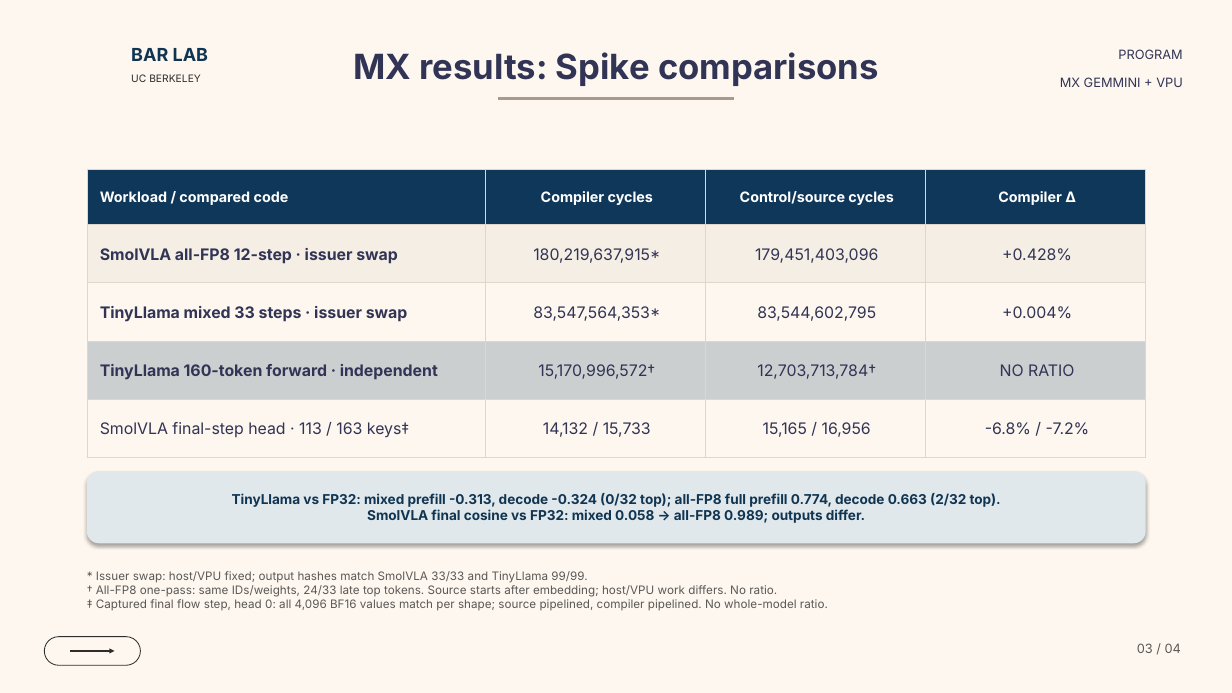
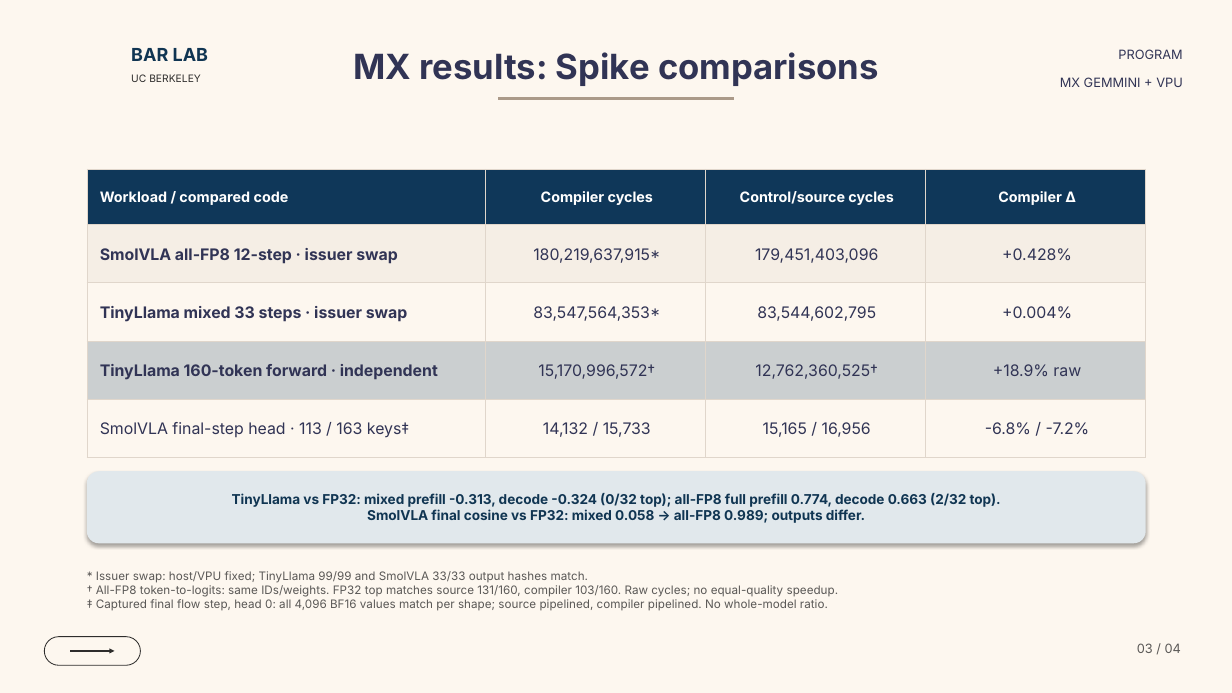
Before and after one commit to ucb-bar/mx-gemmini-mlir, a slide deck: slide 3 of docs/presentations/mx_gemmini_dialect_overview.pptx. Drawn at 1232x693 pixels with LibreOffice and Linux fonts; fonts in the diff are those of the drawing; background and template pictures are left out. Boxes give left, top, right and bottom in pixels: in the first picture for what was removed or moved away, otherwise in the second. Text is boxed around its words. In the diff, an @@ line names an element or a change of style, - is before the commit and + after.

Commit message:
Measure independent TinyLlama token-to-logits control

```diff
--- a/docs/presentations/mx_gemmini_dialect_overview.pptx
+++ b/docs/presentations/mx_gemmini_dialect_overview.pptx
@@ table at [87, 169, 1146, 457] @@
-row 4, column 3: 12,703,713,784†
+row 4, column 3: 12,762,360,525†
-row 4, column 4: NO RATIO
+row 4, column 4: +18.9% raw
@@ text at [96, 571, 839, 597]: text changed @@
-* Issuer swap: host/VPU fixed; output hashes match SmolVLA 33/33 and TinyLlama 99/99.
-† All-FP8 one-pass: same IDs/weights, 24/33 late top tokens. Source starts after embedding; host/VPU work differs. No ratio.
+* Issuer swap: host/VPU fixed; TinyLlama 99/99 and SmolVLA 33/33 output hashes match.
+† All-FP8 token-to-logits: same IDs/weights. FP32 top matches source 131/160, compiler 103/160. Raw cycles; no equal-quality speedup.
```
Also in this commit, not shown: 16 other files.
